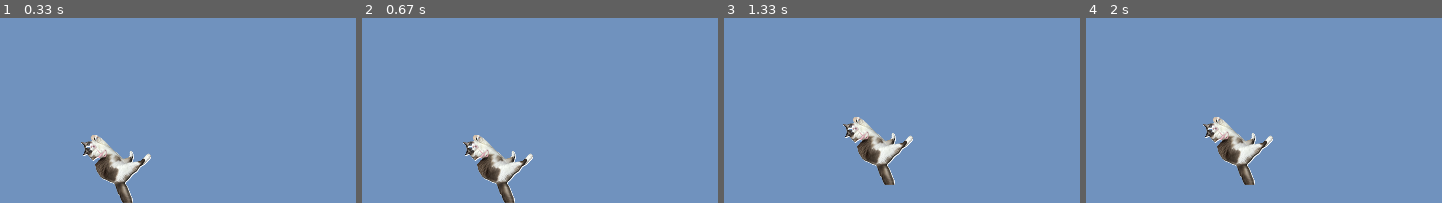
Above: before the commit, frames 1-4 (left to right).
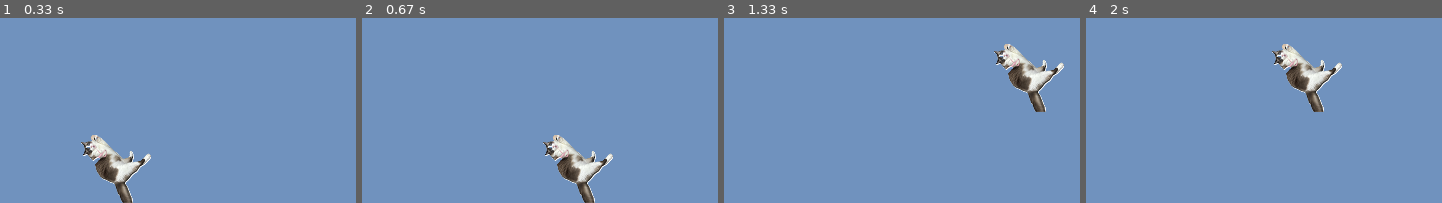
Above: after the commit, the same moments.

Repository: bdy4119/pygame_basic
Game: pygame game, started from game.py
Same seed, same stepped clock (60 frames per second), same inputs: the game is played once before the commit and once after it.
Inputs:
- Up to frame 1 (0.33 s): no input
- Up to frame 2 (0.67 s): hold Right from 0.33 s (still down)
- Up to frame 3 (1.33 s): release Right at 0.8 s; hold Up 0.83-1.13 s; hold Right from 1.17 s (still down)
- Up to frame 4 (2 s): release Right at 1.63 s; hold Left from 1.67 s (still down)

Frame 1 is identical in both runs. In frame 2, 5.5% of the frame differs, in the area x 28-71%, y 63-100%; in frame 3, 5.5%; in frame 4, 5.5%.

Commit message:
FPS 설정 v0.1

Diff:
--- a/pygame.py
+++ b/game.py
@@ -10,7 +10,11 @@
 
 
 # 화면 타이틀
-pygame.display.set_caption("My Game") # 게임 이름
+pygame.display.set_caption("Soda Game") # 게임 이름
+
+
+#FPS(frames per second) : 초당 프레임 수
+clock = pygame.time.Clock()
 
 
 # 배경 이미지
@@ -33,9 +37,16 @@
 to_y = 0
 
 
+# 이동 속도
+speed = 0.3
+
+
 # 이벤트 루프
 running = True  # 게임 진행 여부
 while running :
+    # 프레임 수 설정
+    dt = clock.tick(60)
+
     # 사용자의 동작이 들어오는지 체크
     for event in pygame.event.get() :
         if event.type == pygame.QUIT :      # 사용자가 창을 닫을 경우
@@ -43,13 +54,13 @@
 
         if event.type == pygame.KEYDOWN :       # 키가 눌러졌는지
             if event.key == pygame.K_LEFT :     # 왼쪽
-                to_x -= 1
+                to_x -= speed
             elif event.key == pygame.K_RIGHT :  # 오른쪽
-                to_x += 1
+                to_x += speed
             elif event.key == pygame.K_UP :     # 위
-                to_y -= 1
+                to_y -= speed
             elif event.key == pygame.K_DOWN :   # 아래
-                to_y += 1
+                to_y += speed
 
         if event.type == pygame.KEYUP :         # 방향키를 떼면 멈춤
             if event.key == pygame.K_LEFT or event.key == pygame.K_RIGHT :
@@ -57,9 +68,10 @@
             elif event.key == pygame.K_UP or event.key == pygame.K_DOWN :
                 to_y = 0
 
-    character_x_pos += to_x
-    character_y_pos += to_y
+    character_x_pos += to_x * dt
+    character_y_pos += to_y * dt
 
+    # 화면 넘어가기 방지
     if character_x_pos < 0 :
         character_x_pos = 0
     elif character_x_pos > screen_width -  character_width:
